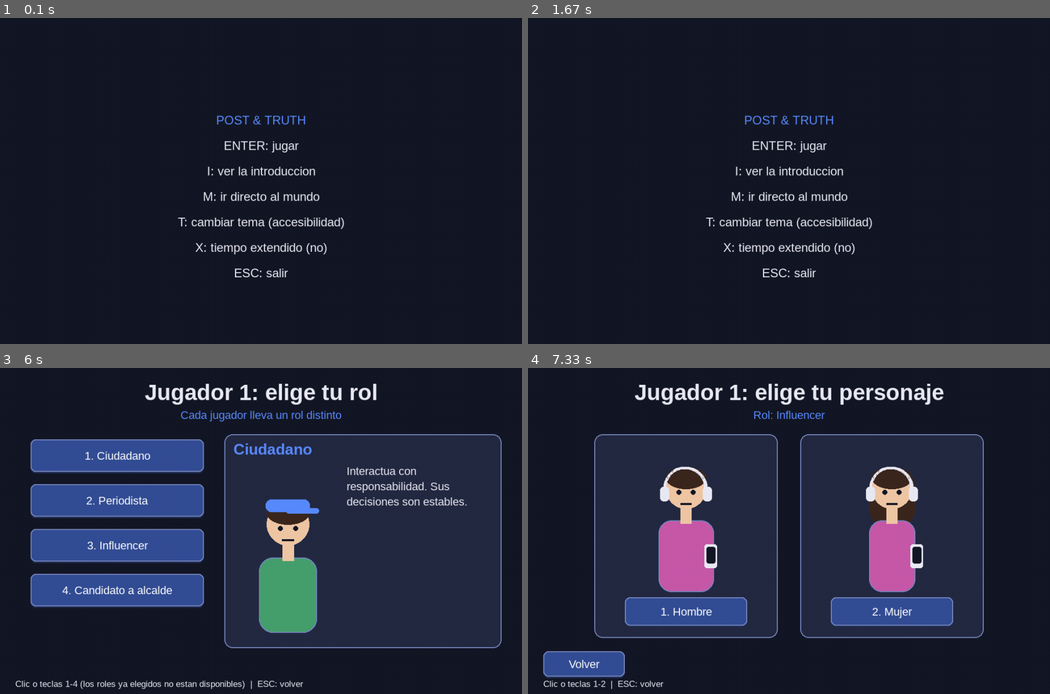
Above: before the commit, frames 1-4 (two rows, left to right).
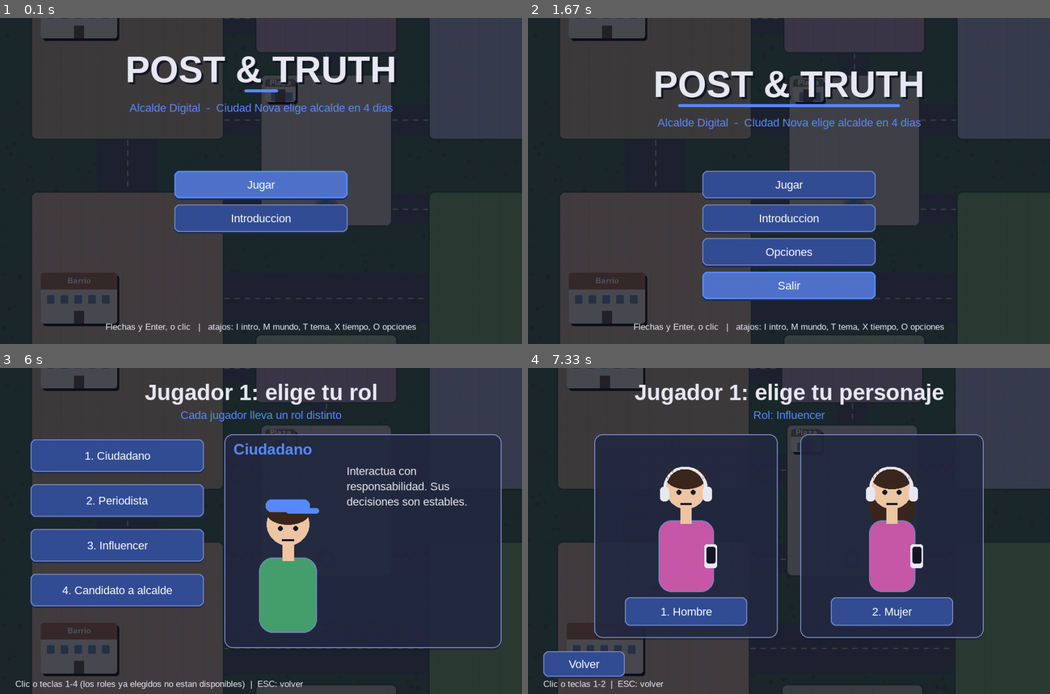
Above: after the commit, the same moments.

Repository: Jsvarela/POST-TRUTH
Game: pygame game, started from src/main.py
The game is run twice, just before and just after one commit, with the same random seed, the same clock (stepped at 60 frames per second) and the same inputs.
Inputs (mouse positions are in pixels of both pictures, inside the frame that each line leads up to):
- Up to frame 1 (0.1 s): no input
- Up to frame 2 (1.67 s): tap Enter at 0.33 s; hold Esc 0.67-1.13 s; hold Up 0.67-1.13 s; move the mouse to (627, 132) at 0.7 s; hold Esc 1.17-1.63 s; hold W 1.17-1.63 s
- Up to frame 3 (6 s): tap I at 1.67 s; hold Enter 2-2.47 s; hold W 2-2.47 s; move the mouse to (88, 410) at 2.03 s; hold Space 2.5-2.97 s; hold Up 2.5-2.97 s; hold I 3-3.47 s; hold W 3-3.47 s; move the mouse to (67, 521) at 3.03 s; hold Enter 3.5-3.97 s; hold Up 3.5-3.97 s; tap Enter at 4 s; hold Up 4.33-4.8 s; hold D 4.83-5.3 s; hold Left 5.33-5.87 s
- Up to frame 4 (7.33 s): press the mouse at (642, 501) at 6.7 s; move the mouse to (621, 456) at 6.8 s; release the mouse at (606, 410) at 6.93 s; press the mouse at (642, 544) at 7.03 s; move the mouse to (632, 544) at 7.13 s; release the mouse at (621, 540) at 7.27 s

The runs differ from the first frame. In frame 1, 64% of the frame differs, in the area x 6-100%, y 0-100%; in frame 2, 67%; in frame 3, 32%; in frame 4, 32%.

Commit message:
Menu principal con la ciudad de fondo, titulo animado y opciones (tema, volumen, tiempo extendido); seleccion y fase sobre el mismo fondo

Diff:
--- a/src/post_truth/controllers/menu_state.py
+++ b/src/post_truth/controllers/menu_state.py
@@ -1,28 +1,112 @@
-"""Controlador del menu."""
+"""Controlador del menu principal: botones con teclado o raton, opciones (tema, volumen, tiempo extendido) y los
+atajos de siempre (Enter jugar, I intro, M mundo, T tema, X tiempo extendido, ESC salir)."""
 import pygame
+
 from post_truth.controllers.base_state import BaseState
-from post_truth.views.menu_view import dibujar_menu
+from post_truth.views import sonido
+from post_truth.views.componentes import Boton
+from post_truth.views.menu_view import dibujar_menu, rect_boton, rect_opcion
+
+NOMBRES_TEMA = {"normal": "Normal", "alto_contraste": "Alto contraste", "daltonismo": "Daltonismo"}
 
 
 class MenuState(BaseState):
+    def __init__(self, app) -> None:
+        super().__init__(app)
+        acciones = [("Jugar", self._jugar), ("Introduccion", self._intro), ("Opciones", self._opciones),
+                    ("Salir", self._salir)]
+        self.botones = [Boton(rect_boton(i), texto, accion) for i, (texto, accion) in enumerate(acciones)]
+        self.al_entrar()
+
+    def al_entrar(self) -> None:
+        self.t, self.foco, self.en_opciones, self.fila = 0.0, 0, False, 0
+
+    # --- acciones ------------------------------------------------------------------------------------
+    def _jugar(self) -> None:
+        self.app.estados.cambiar("seleccion" if self.app.intro_vista else "intro")
+
+    def _intro(self) -> None:
+        self.app.estados.cambiar("intro")
+
+    def _opciones(self) -> None:
+        self.en_opciones, self.fila = True, 0
+
+    def _salir(self) -> None:
+        self.app.corriendo = False
+
+    def opciones(self) -> list[tuple[str, str]]:
+        app = self.app
+        return [("Tema", NOMBRES_TEMA.get(app.temas.nombre, app.temas.nombre)),
+                ("Volumen", f"{round(app.volumen * 100)}%"),
+                ("Tiempo extendido", "Si" if app.tiempo_extendido else "No"),
+                ("Cerrar", "")]
+
+    def _cambiar_opcion(self, paso: int) -> None:
+        app = self.app
+        if self.fila == 0:
+            if paso > 0:
+                app.temas.siguiente()
+            else:
+                app.temas.anterior()
+        elif self.fila == 1:
+            app.volumen = max(0.0, min(1.0, round(app.volumen + 0.1 * paso, 1)))
+            sonido.VOLUMEN[0] = app.volumen
+        elif self.fila == 2:
+            app.tiempo_extendido = not app.tiempo_extendido
+
+    # --- eventos -------------------------------------------------------------------------------------
     def handle_event(self, event: pygame.event.Event) -> None:
+        if self.en_opciones:
+            self._evento_opciones(event)
+            return
         if event.type == pygame.KEYDOWN:
-            if event.key == pygame.K_RETURN:
-                self.app.estados.cambiar("seleccion" if self.app.intro_vista else "intro")
-            elif event.key == pygame.K_i:
-                self.app.estados.cambiar("intro")
-            elif event.key == pygame.K_m:
-                self.app.partida = None
-                self.app.estados.cambiar("mundo")
+            atajos = {pygame.K_i: self._intro, pygame.K_m: self._mundo, pygame.K_o: self._opciones,
+                      pygame.K_ESCAPE: self._salir}
+            if event.key in (pygame.K_RETURN, pygame.K_SPACE, pygame.K_KP_ENTER):
+                self.botones[self.foco].al_hacer_clic()
+            elif event.key in (pygame.K_UP, pygame.K_w, pygame.K_DOWN, pygame.K_s):
+                paso = 1 if event.key in (pygame.K_DOWN, pygame.K_s) else -1
+                self.foco = (self.foco + paso) % len(self.botones)
             elif event.key == pygame.K_t:
                 self.app.temas.siguiente()
             elif event.key == pygame.K_x:
                 self.app.tiempo_extendido = not self.app.tiempo_extendido
-            elif event.key == pygame.K_ESCAPE:
-                self.app.corriendo = False
+            elif event.key in atajos:
+                atajos[event.key]()
+            return
+        for i, b in enumerate(self.botones):
+            if event.type == pygame.MOUSEMOTION and b.rect.collidepoint(event.pos):
+                self.foco = i
+            if b.handle_event(event):
+                break
+
+    def _mundo(self) -> None:
+        self.app.partida = None
+        self.app.estados.cambiar("mundo")
+
+    def _evento_opciones(self, event: pygame.event.Event) -> None:
+        if event.type == pygame.KEYDOWN:
+            if event.key == pygame.K_ESCAPE or (event.key in (pygame.K_RETURN, pygame.K_SPACE) and self.fila == 3):
+                self.en_opciones = False
+            elif event.key in (pygame.K_UP, pygame.K_w, pygame.K_DOWN, pygame.K_s):
+                paso = 1 if event.key in (pygame.K_DOWN, pygame.K_s) else -1
+                self.fila = (self.fila + paso) % 4
+            elif event.key in (pygame.K_LEFT, pygame.K_a, pygame.K_RIGHT, pygame.K_d, pygame.K_RETURN, pygame.K_SPACE):
+                self._cambiar_opcion(-1 if event.key in (pygame.K_LEFT, pygame.K_a) else 1)
+        elif event.type == pygame.MOUSEBUTTONDOWN and event.button == 1:
+            for i in range(4):
+                if rect_opcion(i).collidepoint(event.pos):
+                    self.fila = i
+                    if i == 3:
+                        self.en_opciones = False
+                    else:
+                        self._cambiar_opcion(1)
 
     def update(self, dt: float) -> None:
-        pass
+        self.t += dt
+        for i, b in enumerate(self.botones):
+            b.foco = i == self.foco
 
     def draw(self, pantalla: pygame.Surface) -> None:
-        dibujar_menu(pantalla, self.app.fuente, self.app.temas.actual, self.app.tiempo_extendido)
+        dibujar_menu(pantalla, self.app.fuentes, self.app.temas.actual, self.botones, self.t,
+                     self.opciones() if self.en_opciones else None, self.fila)
--- a/src/post_truth/controllers/seleccion_state.py
+++ b/src/post_truth/controllers/seleccion_state.py
@@ -21,10 +21,12 @@
         self.rol: Role | None = None
         self.elegidos: list[Personaje] = []
         self.botones: list[Boton] = []
+        self.t = 0.0
         self._construir()
 
     def al_entrar(self) -> None:
         self.fase, self.rol, self.elegidos = FASE_ROL, None, []
+        self.t = 0.0
         self._construir()
 
     @property
@@ -113,7 +115,7 @@
                 break
 
     def update(self, dt: float) -> None:
-        pass
+        self.t += dt
 
     def draw(self, pantalla: pygame.Surface) -> None:
         fuentes, tema = self.app.fuentes, self.app.temas.actual
@@ -128,7 +130,8 @@
                 pantalla, fuentes, tema, f"Jugador {jugador}: elige tu rol", "Cada jugador lleva un rol distinto",
                 [panel], [(ejemplo, pygame.Rect(px(470), px(190), px(190), px(330)))],
                 (pygame.Rect(px(680), px(190), px(280), px(300)), ejemplo.descripcion_rol),
-                self.botones, "Clic o teclas 1-4 (los roles ya elegidos no estan disponibles)  |  ESC: volver")
+                self.botones, "Clic o teclas 1-4 (los roles ya elegidos no estan disponibles)  |  ESC: volver",
+                self.t)
         elif self.fase == FASE_GENERO:
             assert self.rol is not None
             paneles = [Panel(pygame.Rect(px(130), px(130), px(360), px(400))),
@@ -139,7 +142,7 @@
             ]
             dibujar_seleccion(
                 pantalla, fuentes, tema, f"Jugador {jugador}: elige tu personaje", f"Rol: {self.rol.value}",
-                paneles, previas, None, self.botones, "Clic o teclas 1-2  |  ESC: volver")
+                paneles, previas, None, self.botones, "Clic o teclas 1-2  |  ESC: volver", self.t)
         else:
             paneles, previas, etiquetas = [], [], []
             for i, p in enumerate(self.elegidos):
@@ -149,5 +152,6 @@
                 etiquetas.append((p.rol.value, (caja.centerx, caja.bottom - px(22))))
             dibujar_seleccion(
                 pantalla, fuentes, tema, "Jugadores listos", "Todos tienen un rol distinto: ya pueden empezar",
-                paneles, previas, None, self.botones, "1: agregar jugador  |  Enter: iniciar  |  ESC: quitar al ultimo")
+                paneles, previas, None, self.botones, "1: agregar jugador  |  Enter: iniciar  |  ESC: quitar al ultimo",
+                self.t)
             dibujar_etiquetas(pantalla, fuentes, tema, etiquetas)
--- a/src/post_truth/pygame_app.py
+++ b/src/post_truth/pygame_app.py
@@ -38,6 +38,7 @@
         self.flujo = FLUJO
         self.partida = None
         self.tiempo_extendido = False   # accesibilidad: dias y relojes x1.5 (X en el menu)
+        self.volumen = 0.7              # de 0 a 1 (Opciones del menu)
         self.estados = StateManager(lambda: self.temas.actual.fondo)
         self.estados.capa = CapaRetro(self.fuentes, self.temas)
         self.estados.registrar("menu", MenuState(self))
--- a/src/post_truth/views/fase_view.py
+++ b/src/post_truth/views/fase_view.py
@@ -4,13 +4,14 @@
 from post_truth.config import ANCHO, px
 from post_truth.models.fases import Fase
 from post_truth.views.anuncio_view import _icono, _rebote
-from post_truth.views.componentes import Fuentes, ajustar_texto
+from post_truth.views.componentes import Fuentes, ajustar_texto, panel
+from post_truth.views.fondo import dibujar_fondo_ciudad
 from post_truth.views.theme import Tema
 
 
 def dibujar_fase(pantalla: pygame.Surface, fuentes: Fuentes, tema: Tema, numero: int, total: int, fase: Fase,
                  cambios: list[tuple[str, str]], t: float) -> None:
-    pantalla.fill(tema.fondo)
+    dibujar_fondo_ciudad(pantalla, tema, t)
     entrada = min(1.0, t / 0.4)
     escala = max(0.05, _rebote(entrada))
     titulo = fuentes.titulo.render(f"Fase {numero} de {total}: {fase.nombre}", True, tema.acento)
@@ -23,8 +24,7 @@
         pantalla.blit(img, img.get_rect(midtop=(ANCHO // 2, y)))
         y += fuentes.normal.get_linesize()
     caja = pygame.Rect(px(130), y + px(20), px(764), px(300))
-    pygame.draw.rect(pantalla, tema.panel, caja, border_radius=px(12))
-    pygame.draw.rect(pantalla, tema.borde, caja, px(2), border_radius=px(12))
+    panel(pantalla, tema, caja, 240)
     pantalla.blit(fuentes.normal.render("Asi cambio la ciudad", True, tema.acento), (caja.x + px(16), caja.y + px(12)))
     fila = caja.y + px(54)
     for i, (tipo, texto) in enumerate(cambios or [("info", "La ciudad sigue igual que ayer.")]):
--- /dev/null
+++ b/src/post_truth/views/fondo.py
@@ -0,0 +1,35 @@
+"""Fondo de las pantallas fuera del juego (menu, seleccion, fase): la ciudad desplazandose despacio bajo un velo."""
+import json
+import math
+
+import pygame
+
+from post_truth.config import RUTA_MAPA
+from post_truth.mapa_abierto import RAIZ
+from post_truth.views.theme import TOKENS, Tema
+
+_IMAGEN: dict[tuple[int, int], pygame.Surface] = {}
+VELOCIDAD = 14.0   # pixeles por segundo
+
+
+def _ciudad(ancho: int, alto: int) -> pygame.Surface:
+    """mapa.png escalado para cubrir la pantalla con un 25% de sobra para desplazarse (una vez por tamano)."""
+    if (ancho, alto) not in _IMAGEN:
+        ruta = RAIZ / json.loads(RUTA_MAPA.read_text(encoding="utf-8"))["imagenes"]["mapa"]
+        img = pygame.image.load(str(ruta)).convert()
+        f = 1.25 * max(ancho / img.get_width(), alto / img.get_height())
+        _IMAGEN[(ancho, alto)] = pygame.transform.smoothscale(img, (round(img.get_width() * f),
+                                                                    round(img.get_height() * f)))
+    return _IMAGEN[(ancho, alto)]
+
+
+def dibujar_fondo_ciudad(pantalla: pygame.Surface, tema: Tema, t: float) -> None:
+    ancho, alto = pantalla.get_size()
+    ciudad = _ciudad(ancho, alto)
+    recorrido = max(1, ciudad.get_width() - ancho)
+    x = recorrido * (0.5 - 0.5 * math.cos(t * VELOCIDAD / recorrido * math.pi))   # va y vuelve, sin saltos
+    y = (ciudad.get_height() - alto) // 2
+    pantalla.blit(ciudad, (0, 0), pygame.Rect(round(x), y, ancho, alto))
+    velo = pygame.Surface((ancho, alto), pygame.SRCALPHA)
+    velo.fill((*tema.fondo, TOKENS.alfa_velo + 40))
+    pantalla.blit(velo, (0, 0))
--- a/src/post_truth/views/menu_view.py
+++ b/src/post_truth/views/menu_view.py
@@ -1,15 +1,59 @@
-"""Vista del menu: solo dibuja, no decide nada."""
+"""Vista del menu principal: la ciudad de fondo, el titulo, los botones y el panel de opciones. Solo dibuja."""
+import math
+
 import pygame
 
-from post_truth.config import px
-from post_truth.views.theme import Tema
+from post_truth.config import ANCHO, ALTO, px
+from post_truth.views.componentes import Boton, Fuentes, panel
+from post_truth.views.fondo import dibujar_fondo_ciudad
+from post_truth.views.theme import TOKENS, Tema, esp
 
 
-def dibujar_menu(pantalla: pygame.Surface, fuente: pygame.font.Font, tema: Tema, extendido: bool = False) -> None:
-    pantalla.fill(tema.fondo)
-    lineas = ["POST & TRUTH", "ENTER: jugar", "I: ver la introduccion", "M: ir directo al mundo", "T: cambiar tema (accesibilidad)",
-              f"X: tiempo extendido ({'si' if extendido else 'no'})", "ESC: salir"]
-    for i, txt in enumerate(lineas):
-        color = tema.acento if i == 0 else tema.texto
-        img = fuente.render(txt, True, color)
-        pantalla.blit(img, img.get_rect(center=(pantalla.get_width() // 2, px(200 + i * 50))))
+def rect_boton(i: int) -> pygame.Rect:
+    return pygame.Rect(ANCHO // 2 - px(170), px(300) + i * px(66), px(340), px(54))
+
+
+RECT_OPCIONES = pygame.Rect(ANCHO // 2 - px(260), px(190), px(520), px(330))
+
+
+def rect_opcion(i: int) -> pygame.Rect:
+    return pygame.Rect(RECT_OPCIONES.x + esp(4), RECT_OPCIONES.y + px(70) + i * px(52), RECT_OPCIONES.w - 2 * esp(4),
+                       px(44))
+
+
+def dibujar_menu(pantalla: pygame.Surface, fuentes: Fuentes, tema: Tema, botones: list[Boton], t: float,
+                 opciones: list[tuple[str, str]] | None = None, fila: int = 0) -> None:
+    dibujar_fondo_ciudad(pantalla, tema, t)
+    entrada = min(1.0, t / TOKENS.dur_lenta)
+    desliza = round(px(40) * (1 - entrada) ** 2)      # el titulo baja suave al abrir
+    titulo = fuentes.enorme.render("POST & TRUTH", True, tema.texto)
+    centro = (ANCHO // 2, px(130) - desliza)
+    pantalla.blit(fuentes.enorme.render("POST & TRUTH", True, tema.fondo), titulo.get_rect(center=centro).move(px(4), px(4)))
+    pantalla.blit(titulo, titulo.get_rect(center=centro))
+    ancho_linea = round(titulo.get_width() * entrada * (0.9 + 0.1 * math.sin(t * 2)))
+    pygame.draw.rect(pantalla, tema.acento, (ANCHO // 2 - ancho_linea // 2, centro[1] + titulo.get_height() // 2,
+                                             ancho_linea, px(6)), border_radius=px(3))
+    sub = fuentes.normal.render("Alcalde Digital  -  Ciudad Nova elige alcalde en 4 dias", True, tema.acento)
+    pantalla.blit(sub, sub.get_rect(center=(ANCHO // 2, centro[1] + titulo.get_height() // 2 + px(36))))
+    for i, b in enumerate(botones):   # entran uno tras otro
+        if t >= 0.08 * i:
+            b.draw(pantalla, fuentes.normal, tema)
+    ayuda = fuentes.chica.render("Flechas y Enter, o clic   |   atajos: I intro, M mundo, T tema, X tiempo, O opciones",
+                                 True, tema.texto)
+    pantalla.blit(ayuda, ayuda.get_rect(midbottom=(ANCHO // 2, ALTO - esp(4))))
+    if opciones is not None:
+        velo = pygame.Surface(pantalla.get_size(), pygame.SRCALPHA)
+        velo.fill((*tema.fondo, TOKENS.alfa_velo))
+        pantalla.blit(velo, (0, 0))
+        panel(pantalla, tema, RECT_OPCIONES, 255, borde=tema.acento)
+        pantalla.blit(fuentes.grande.render("Opciones", True, tema.acento), (RECT_OPCIONES.x + esp(4), RECT_OPCIONES.y + esp(3)))
+        for i, (nombre, valor) in enumerate(opciones):
+            r = rect_opcion(i)
+            b = Boton(r, "", lambda: None)
+            b.foco = i == fila
+            b.draw(pantalla, fuentes.normal, tema)
+            pantalla.blit(fuentes.normal.render(nombre, True, tema.boton_texto), (r.x + esp(3), r.y + px(8)))
+            img = fuentes.normal.render(valor, True, tema.boton_texto)
+            pantalla.blit(img, img.get_rect(midright=(r.right - esp(3), r.centery)))
+        ayuda = fuentes.chica.render("Flechas: elegir y cambiar   |   Enter o ESC: cerrar", True, tema.texto)
+        pantalla.blit(ayuda, ayuda.get_rect(midbottom=(RECT_OPCIONES.centerx, RECT_OPCIONES.bottom - esp(2))))
--- a/src/post_truth/views/seleccion_view.py
+++ b/src/post_truth/views/seleccion_view.py
@@ -5,21 +5,23 @@
 
 from post_truth.models.personaje import Personaje
 from post_truth.views.componentes import Boton, Fuentes, Panel, dibujar_texto_ajustado
+from post_truth.views.fondo import dibujar_fondo_ciudad
 from post_truth.views.personaje_view import dibujar_personaje
-from post_truth.views.theme import Tema
+from post_truth.views.theme import TOKENS, Tema
 
 
 def dibujar_seleccion(pantalla: pygame.Surface, fuentes: Fuentes, tema: Tema, titulo: str,
                       subtitulo: str, paneles: list[Panel],
                       personajes: list[tuple[Personaje, pygame.Rect]],
                       descripcion: tuple[pygame.Rect, str] | None,
-                      botones: list[Boton], pie: str) -> None:
-    pantalla.fill(tema.fondo)
+                      botones: list[Boton], pie: str, t: float = 0.0) -> None:
+    dibujar_fondo_ciudad(pantalla, tema, t)
     img = fuentes.titulo.render(titulo, True, tema.texto)
     pantalla.blit(img, img.get_rect(center=(pantalla.get_width() // 2, px(48))))
     sub = fuentes.normal.render(subtitulo, True, tema.acento)
     pantalla.blit(sub, sub.get_rect(center=(pantalla.get_width() // 2, px(92))))
     for panel in paneles:
+        panel.alfa = TOKENS.alfa_panel
         panel.draw(pantalla, fuentes, tema)
     for personaje, rect in personajes:
         dibujar_personaje(pantalla, personaje, tema, rect)
--- a/src/post_truth/views/sonido.py
+++ b/src/post_truth/views/sonido.py
@@ -7,6 +7,7 @@
 import pygame
 
 _cache: dict[str, pygame.mixer.Sound] = {}
+VOLUMEN = [0.7]   # lo cambia el menu de opciones (lista: se comparte sin reimportar)
 
 
 def _tonos(frecuencias: tuple[int, ...], duracion: float) -> pygame.mixer.Sound:
@@ -29,6 +30,7 @@
             pygame.mixer.init()
         if "alerta" not in _cache:
             _cache["alerta"] = _tonos((880, 660), 0.12)
+        _cache["alerta"].set_volume(VOLUMEN[0])
         _cache["alerta"].play()
     except pygame.error:
         pass
--- a/src/post_truth/views/theme.py
+++ b/src/post_truth/views/theme.py
@@ -93,5 +93,12 @@
     def actual(self) -> Tema:
         return TEMAS[self._orden[self._i]]
 
+    @property
+    def nombre(self) -> str:
+        return self._orden[self._i]
+
     def siguiente(self) -> None:
         self._i = (self._i + 1) % len(self._orden)
+
+    def anterior(self) -> None:
+        self._i = (self._i - 1) % len(self._orden)
